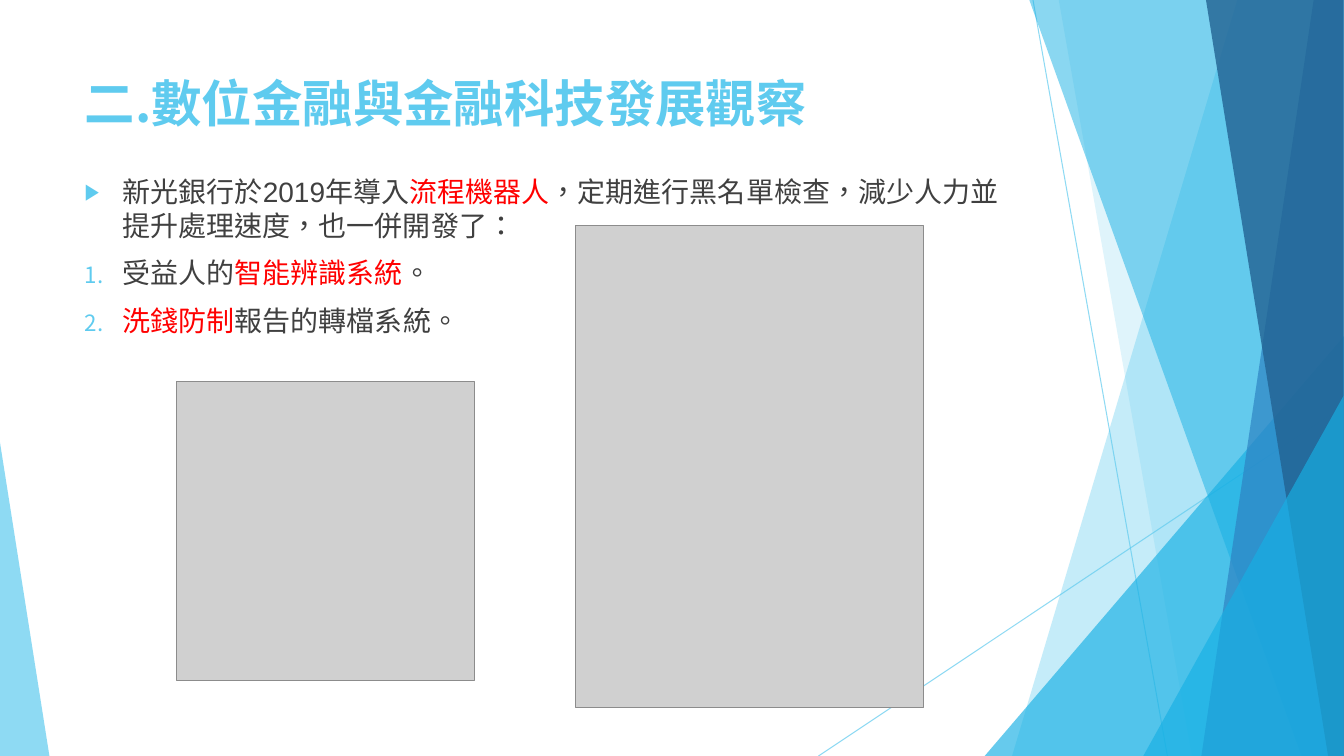
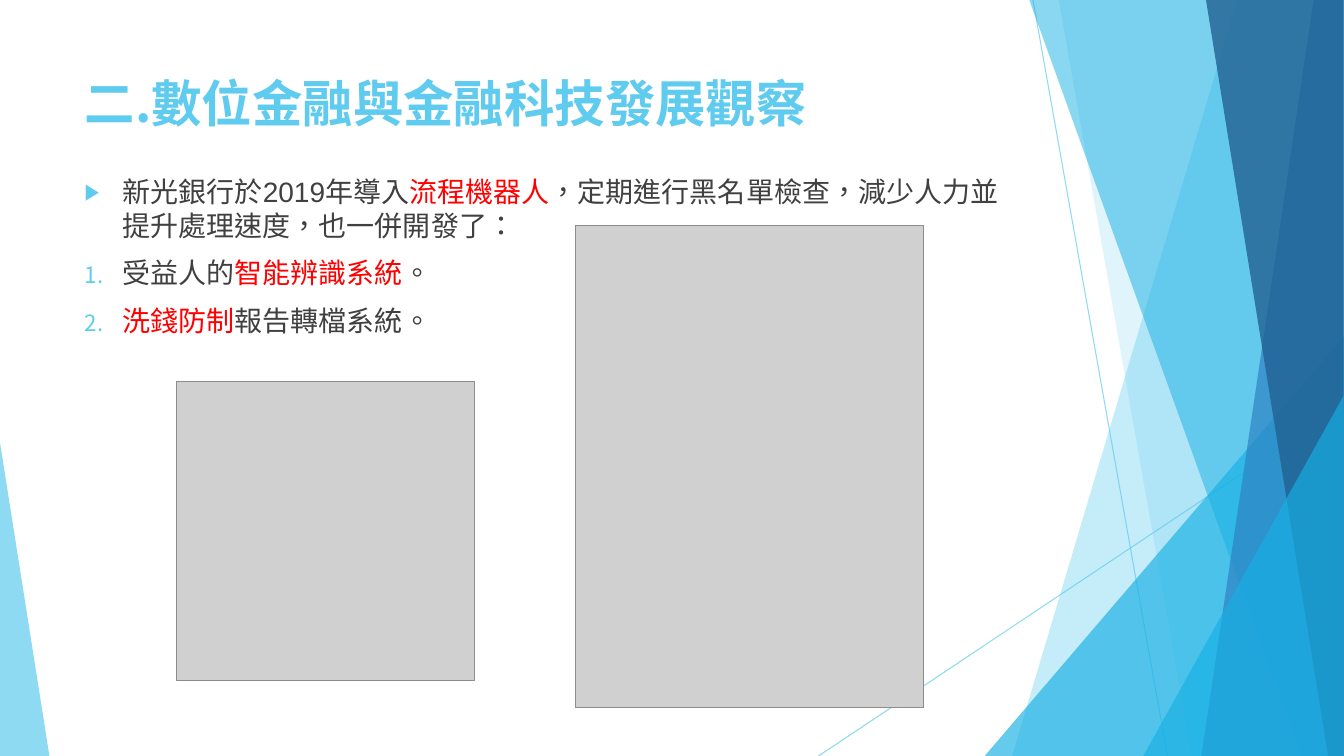
Before and after one commit to hrne/FINAL_REPORT, a slide deck: slide 4 of twu/面試/1100504_中華電信_企客分公司_涂宇欣_v2.pptx. Drawn at 1344x756 pixels with LibreOffice and Linux fonts; fonts in the diff are those of the drawing; grey boxes stand for pictures. Boxes give left, top, right and bottom in pixels: in the first picture for what was removed or moved away, otherwise in the second. Text is boxed around its words. In the diff, an @@ line names an element or a change of style, - is before the commit and + after.

```diff
--- a/twu/面試/1100504_中華電信_企客分公司_涂宇欣_v2.pptx
+++ b/twu/面試/1100504_中華電信_企客分公司_涂宇欣_v2.pptx
@@ text at bbox=[123, 307, 431, 334]: text changed @@
-2. 洗錢防制報告的轉檔系統。
+2. 洗錢防制報告轉檔系統。
```
Also in this commit, not shown: 3 other slides changed, 4 other files.
